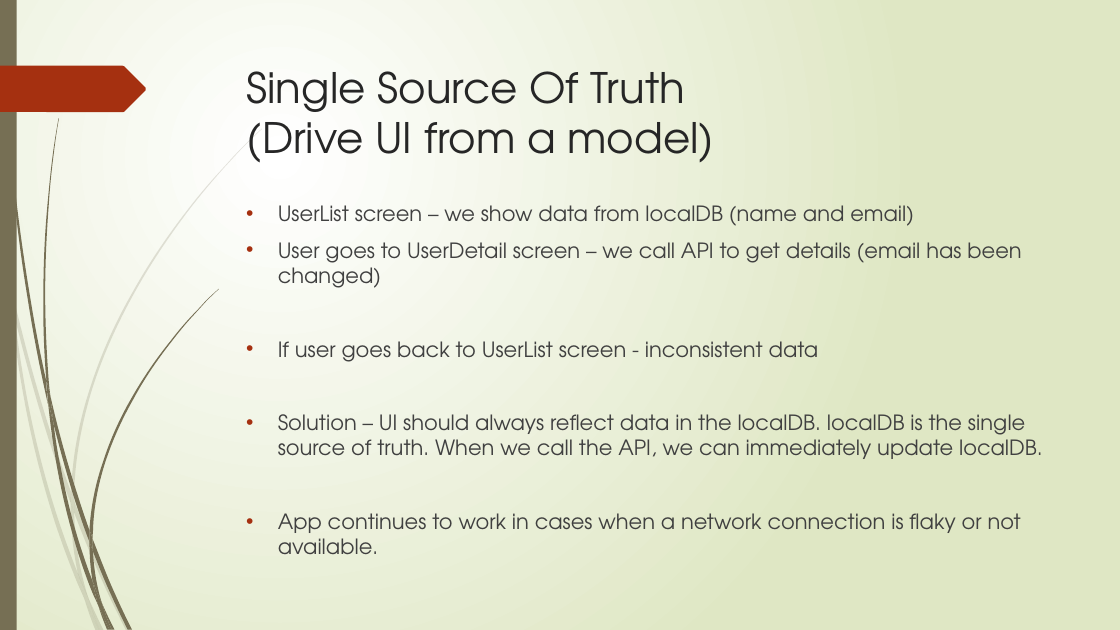
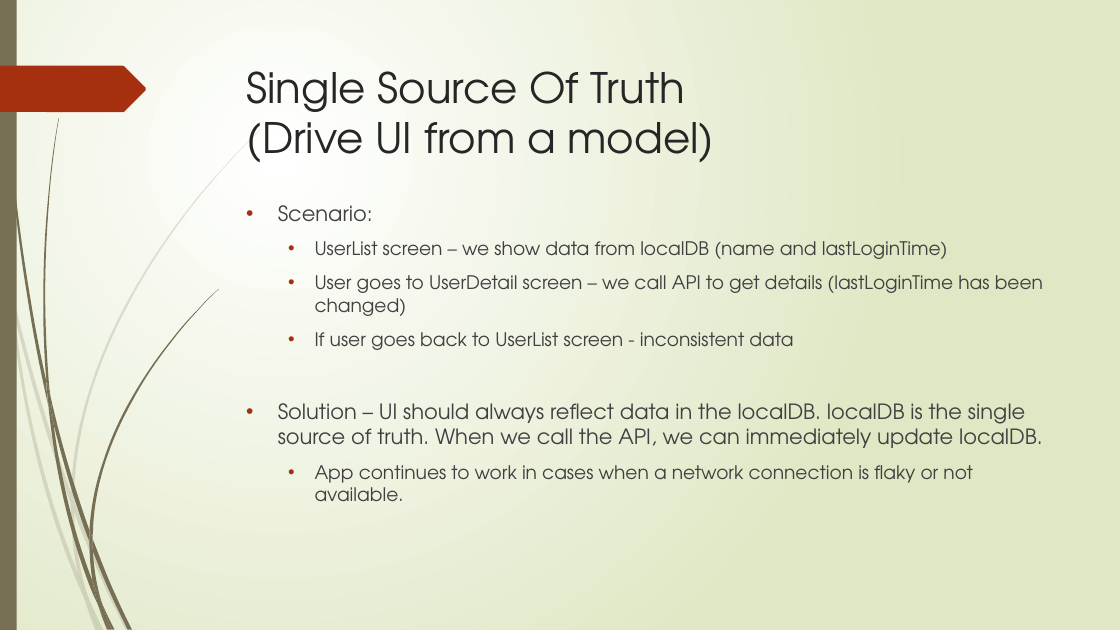
Before and after one commit to naveen246/Users, a slide deck: slide 12 of Jetpack.pptx (slide 9 before the commit). Drawn at 1120x630 pixels with LibreOffice and Linux fonts; fonts in the diff are those of the drawing. Boxes give left, top, right and bottom in pixels: in the first picture for what was removed or moved away, otherwise in the second. Text is boxed around its words. In the diff, an @@ line names an element or a change of style, - is before the commit and + after.

```diff
--- a/Jetpack.pptx
+++ b/Jetpack.pptx
@@ text at (278, 205, 1043, 316): text changed; size 18 to 16 pt @@
-• UserList screen – we show data from localDB (name and email)
-• User goes to UserDetail screen – we call API to get details (email has been changed)
+• Scenario:
+  • UserList screen – we show data from localDB (name and lastLoginTime)
+  • User goes to UserDetail screen – we call API to get details (lastLoginTime has been changed)
@@ text at (315, 332, 972, 501): size 18 to 16 pt in "If user goes back to UserList screen ...", "App continues to work in cases when ..."; list level 1 to 2 in "If user goes back to ..."; list level 1 to 2 in "App continues to work in ..." @@
```
Also in this commit, not shown: 5 other slides changed, 4 slides added, 3 other files.
